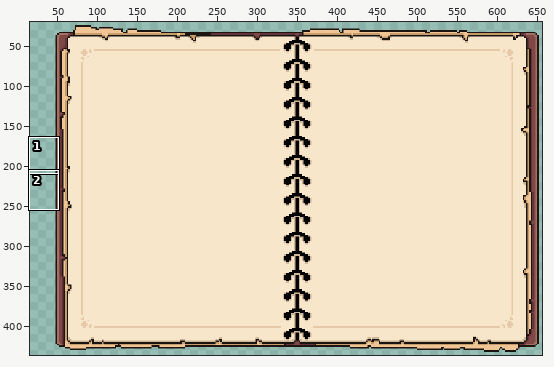
Two states of a pixel-art file, assets/asperite/Sprite-0003.aseprite. The picture above shows the old version from afar; the outline marks the close-up.
Close-up. Before:
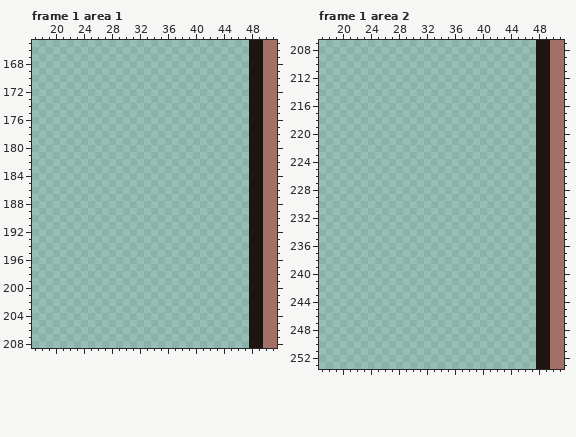
700x450 pixels, 10 frames. Colours within 5 levels of each other are drawn and written as one. Shown: frame 1 area 1: x 17..51, y 165..208; frame 1 area 2: x 17..51, y 207..253. The wide view leaves out empty margins. The commit also changed other frames or places, which this record leaves out.
After:
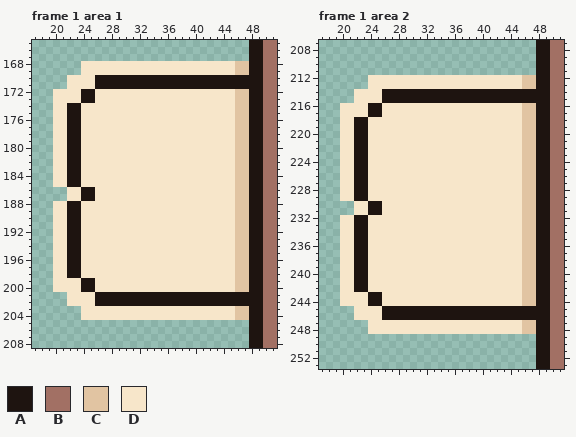
Palette (. is transparent): A #1e1410  B #a27064  C #e1c4a2  D #f7e6ca
Change:
layer "Navigation buttons/Unchosen Buttons" now shown
--- frame 1 area 1, layer "Navigation buttons/Unchosen Buttons"
@@ x 17..51 @@
 167 ...............................AABB
-168 ...............................AABB
-169 ...............................AABB
-170 ...............................AABB
-171 ...............................AABB
-172 ...............................AABB
-173 ...............................AABB
-174 ...............................AABB
-175 ...............................AABB
-176 ...............................AABB
-177 ...............................AABB
-178 ...............................AABB
-179 ...............................AABB
-180 ...............................AABB
-181 ...............................AABB
-182 ...............................AABB
-183 ...............................AABB
-184 ...............................AABB
-185 ...............................AABB
-186 ...............................AABB
-187 ...............................AABB
-188 ...............................AABB
-189 ...............................AABB
-190 ...............................AABB
-191 ...............................AABB
-192 ...............................AABB
-193 ...............................AABB
-194 ...............................AABB
-195 ...............................AABB
-196 ...............................AABB
-197 ...............................AABB
-198 ...............................AABB
-199 ...............................AABB
-200 ...............................AABB
-201 ...............................AABB
-202 ...............................AABB
-203 ...............................AABB
-204 ...............................AABB
+168 .......DDDDDDDDDDDDDDDDDDDDDDCCAABB
+169 .......DDDDDDDDDDDDDDDDDDDDDDCCAABB
+170 .....DDDDAAAAAAAAAAAAAAAAAAAAAAAABB
+171 .....DDDDAAAAAAAAAAAAAAAAAAAAAAAABB
+172 ...DDDDAADDDDDDDDDDDDDDDDDDDDCCAABB
+173 ...DDDDAADDDDDDDDDDDDDDDDDDDDCCAABB
+174 ...DDAADDDDDDDDDDDDDDDDDDDDDDCCAABB
+175 ...DDAADDDDDDDDDDDDDDDDDDDDDDCCAABB
+176 ...DDAADDDDDDDDDDDDDDDDDDDDDDCCAABB
+177 ...DDAADDDDDDDDDDDDDDDDDDDDDDCCAABB
+178 ...DDAADDDDDDDDDDDDDDDDDDDDDDCCAABB
+179 ...DDAADDDDDDDDDDDDDDDDDDDDDDCCAABB
+180 ...DDAADDDDDDDDDDDDDDDDDDDDDDCCAABB
+181 ...DDAADDDDDDDDDDDDDDDDDDDDDDCCAABB
+182 ...DDAADDDDDDDDDDDDDDDDDDDDDDCCAABB
+183 ...DDAADDDDDDDDDDDDDDDDDDDDDDCCAABB
+184 ...DDAADDDDDDDDDDDDDDDDDDDDDDCCAABB
+185 ...DDAADDDDDDDDDDDDDDDDDDDDDDCCAABB
+186 .....DDAADDDDDDDDDDDDDDDDDDDDCCAABB
+187 .....DDAADDDDDDDDDDDDDDDDDDDDCCAABB
+188 ...DDAADDDDDDDDDDDDDDDDDDDDDDCCAABB
+189 ...DDAADDDDDDDDDDDDDDDDDDDDDDCCAABB
+190 ...DDAADDDDDDDDDDDDDDDDDDDDDDCCAABB
+191 ...DDAADDDDDDDDDDDDDDDDDDDDDDCCAABB
+192 ...DDAADDDDDDDDDDDDDDDDDDDDDDCCAABB
+193 ...DDAADDDDDDDDDDDDDDDDDDDDDDCCAABB
+194 ...DDAADDDDDDDDDDDDDDDDDDDDDDCCAABB
+195 ...DDAADDDDDDDDDDDDDDDDDDDDDDCCAABB
+196 ...DDAADDDDDDDDDDDDDDDDDDDDDDCCAABB
+197 ...DDAADDDDDDDDDDDDDDDDDDDDDDCCAABB
+198 ...DDAADDDDDDDDDDDDDDDDDDDDDDCCAABB
+199 ...DDDDAADDDDDDDDDDDDDDDDDDDDCCAABB
+200 ...DDDDAADDDDDDDDDDDDDDDDDDDDCCAABB
+201 .....DDDDAAAAAAAAAAAAAAAAAAAAAAAABB
+202 .....DDDDAAAAAAAAAAAAAAAAAAAAAAAABB
+203 .......DDDDDDDDDDDDDDDDDDDDDDCCAABB
+204 .......DDDDDDDDDDDDDDDDDDDDDDCCAABB
 205 ...............................AABB
--- frame 1 area 2, layer "Navigation buttons/Unchosen Buttons"
@@ x 17..51 @@
 211 ...............................AABB
-212 ...............................AABB
-213 ...............................AABB
-214 ...............................AABB
-215 ...............................AABB
-216 ...............................AABB
-217 ...............................AABB
-218 ...............................AABB
-219 ...............................AABB
-220 ...............................AABB
-221 ...............................AABB
-222 ...............................AABB
-223 ...............................AABB
-224 ...............................AABB
-225 ...............................AABB
-226 ...............................AABB
-227 ...............................AABB
-228 ...............................AABB
-229 ...............................AABB
-230 ...............................AABB
-231 ...............................AABB
-232 ...............................AABB
-233 ...............................AABB
-234 ...............................AABB
-235 ...............................AABB
-236 ...............................AABB
-237 ...............................AABB
-238 ...............................AABB
-239 ...............................AABB
-240 ...............................AABB
-241 ...............................AABB
-242 ...............................AABB
-243 ...............................AABB
-244 ...............................AABB
-245 ...............................AABB
-246 ...............................AABB
-247 ...............................AABB
-248 ...............................AABB
+212 .......DDDDDDDDDDDDDDDDDDDDDDCCAABB
+213 .......DDDDDDDDDDDDDDDDDDDDDDCCAABB
+214 .....DDDDAAAAAAAAAAAAAAAAAAAAAAAABB
+215 .....DDDDAAAAAAAAAAAAAAAAAAAAAAAABB
+216 ...DDDDAADDDDDDDDDDDDDDDDDDDDCCAABB
+217 ...DDDDAADDDDDDDDDDDDDDDDDDDDCCAABB
+218 ...DDAADDDDDDDDDDDDDDDDDDDDDDCCAABB
+219 ...DDAADDDDDDDDDDDDDDDDDDDDDDCCAABB
+220 ...DDAADDDDDDDDDDDDDDDDDDDDDDCCAABB
+221 ...DDAADDDDDDDDDDDDDDDDDDDDDDCCAABB
+222 ...DDAADDDDDDDDDDDDDDDDDDDDDDCCAABB
+223 ...DDAADDDDDDDDDDDDDDDDDDDDDDCCAABB
+224 ...DDAADDDDDDDDDDDDDDDDDDDDDDCCAABB
+225 ...DDAADDDDDDDDDDDDDDDDDDDDDDCCAABB
+226 ...DDAADDDDDDDDDDDDDDDDDDDDDDCCAABB
+227 ...DDAADDDDDDDDDDDDDDDDDDDDDDCCAABB
+228 ...DDAADDDDDDDDDDDDDDDDDDDDDDCCAABB
+229 ...DDAADDDDDDDDDDDDDDDDDDDDDDCCAABB
+230 .....DDAADDDDDDDDDDDDDDDDDDDDCCAABB
+231 .....DDAADDDDDDDDDDDDDDDDDDDDCCAABB
+232 ...DDAADDDDDDDDDDDDDDDDDDDDDDCCAABB
+233 ...DDAADDDDDDDDDDDDDDDDDDDDDDCCAABB
+234 ...DDAADDDDDDDDDDDDDDDDDDDDDDCCAABB
+235 ...DDAADDDDDDDDDDDDDDDDDDDDDDCCAABB
+236 ...DDAADDDDDDDDDDDDDDDDDDDDDDCCAABB
+237 ...DDAADDDDDDDDDDDDDDDDDDDDDDCCAABB
+238 ...DDAADDDDDDDDDDDDDDDDDDDDDDCCAABB
+239 ...DDAADDDDDDDDDDDDDDDDDDDDDDCCAABB
+240 ...DDAADDDDDDDDDDDDDDDDDDDDDDCCAABB
+241 ...DDAADDDDDDDDDDDDDDDDDDDDDDCCAABB
+242 ...DDAADDDDDDDDDDDDDDDDDDDDDDCCAABB
+243 ...DDDDAADDDDDDDDDDDDDDDDDDDDCCAABB
+244 ...DDDDAADDDDDDDDDDDDDDDDDDDDCCAABB
+245 .....DDDDAAAAAAAAAAAAAAAAAAAAAAAABB
+246 .....DDDDAAAAAAAAAAAAAAAAAAAAAAAABB
+247 .......DDDDDDDDDDDDDDDDDDDDDDCCAABB
+248 .......DDDDDDDDDDDDDDDDDDDDDDCCAABB
 249 ...............................AABB
Where, in picture pixels (left, top, right, bottom), the same in both close-ups:
added: (53, 61, 249, 320)
added: (340, 75, 536, 334)
